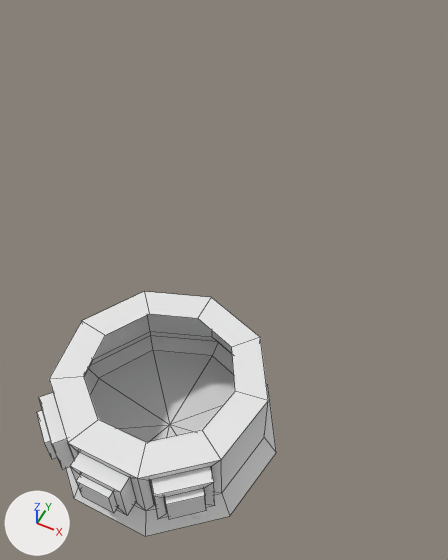
One commit to the FBX model Assets/Models/PodHolder.fbx: the scene before it, then after it.
Both versions are drawn from a camera (50 mm lens) standing at (1.91, -2.53, 6.02) and looking at (-0.34, 1.97, 0.39). Lighting does not change. The marker at lower left points along +X, +Y and +Z. Mesh edges are drawn as thin lines on the coarser meshes. Where no turn or scale is listed for an object, it has been applied to the vertices.

Names of what the first picture shows: 'PodHolder', 'PodHolder_Fill.M', 'PodHolder_Fill.R', 'PodHolder_Request.L', 'PodHolder_Request.M', 'PodHolder_Request.R'.
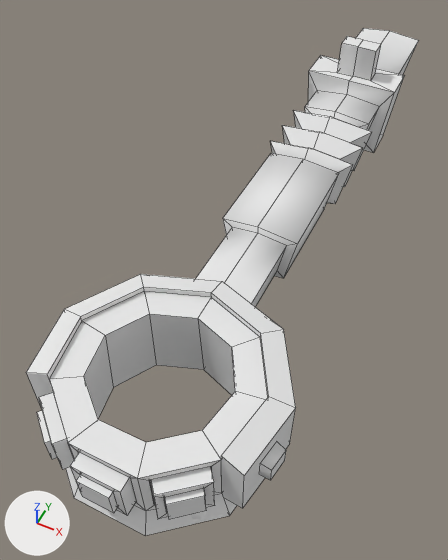
The newer file is also turned or shifted as a whole; pictures and numbers use the older file's frame.

Pixel boxes (x1, y1, x2, y2) of what changed, in the pictures (448 x 560 px; the box of a moved part takes in the faces that stretch with it):
```json
{"object": "PodHolder", "change": "reshaped", "before": [49, 292, 276, 536], "after": [49, 292, 268, 536]}
{"object": "PodGrappler", "change": "added", "after": [26, 28, 419, 508]}
{"part": 1, "of": "me_podholder_geo", "change": "moved or reshaped", "before": [66, 332, 276, 536], "after": [66, 314, 237, 536]}
```

The change, as JSON lines over the scene's bpy script:
```json
{"block": "me_podholder_geo", "where": "# used by ob_podholder; location = (0.0, 0.0, 0.0)"}
{"op": "remove", "block": "me_podholder_geo", "code": "me_podholder_geo.from_pydata(...)  # 70 vertices, 69 faces; spans x -1.11..1.11, y -1.06..1.14, z 0.27..1.27"}
{"op": "add", "block": "me_podholder_geo", "code": "me_podholder_geo.from_pydata(...)  # 69 vertices, 69 faces; spans x -1.11..1.11, y -1.06..1.14, z 0.27..1.27"}
{"block": "me_podholder_geo", "change": "me_podholder_geo part 1"}
{"block": "me_podholder_geo", "change": "1 vertex is removed from x 0.0, y 0.04, z 0.27"}
{"block": "me_podholder_geo", "change": "9 faces are deleted"}
{"block": "me_podholder_geo", "change": "9 vertices in x -1.11..1.11, y -1.06..1.14, z 0.36 move by (0.0, 0.0, 0.01)"}
{"block": "me_podholder_geo", "change": "9 vertices move from x -0.97..0.97, y -0.92..1.0, z 0.27 to x -0.76..0.76, y -0.71..0.79, z 0.27"}
{"block": "me_podholder_geo", "change": "9 new faces join them"}
{"op": "add", "block": "me_podgrappler_geo", "code": ["me_podgrappler_geo = bpy.data.meshes.new('PodGrappler.Geo')", "me_podgrappler_geo.from_pydata(...)  # 158 vertices, 148 faces; spans x -1.28..1.28, y -0.53..7.18, z 0.48..1.94", "me_podgrappler_geo.materials.append(mat_m_podholder)  # white #e7e7e7"]}
{"op": "add", "block": "ob_podgrappler", "code": ["ob_podgrappler = bpy.data.objects.new('PodGrappler', me_podgrappler_geo)", "ob_podgrappler.location = (0.0, 0.0, 0.0)"]}
```
